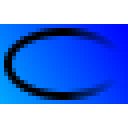
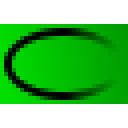
Layered file, before and after one edit (128 x 128). Changes by layer:
painted on "New Layer#1" over [0, 24, 128, 104]
